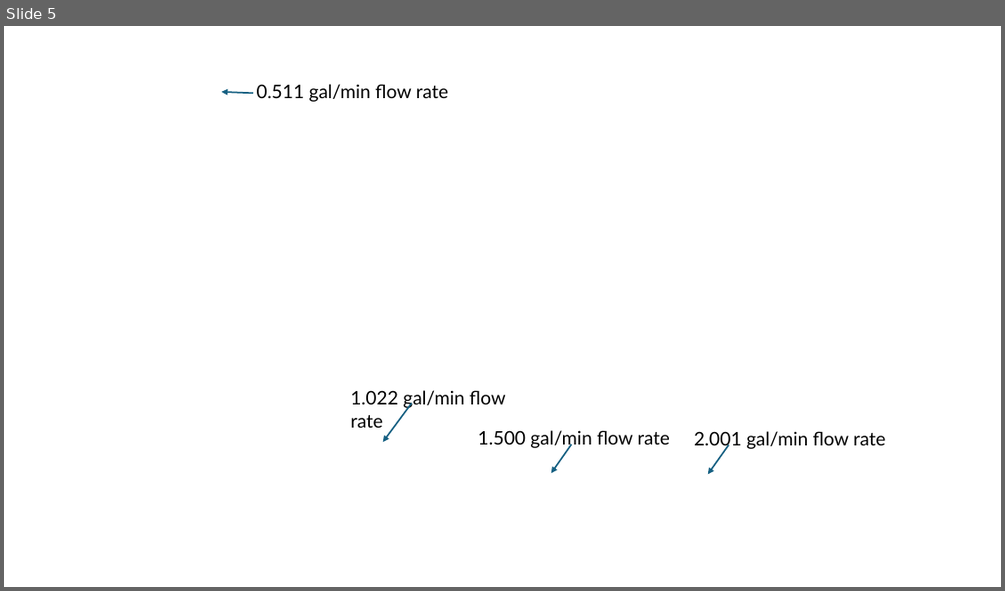
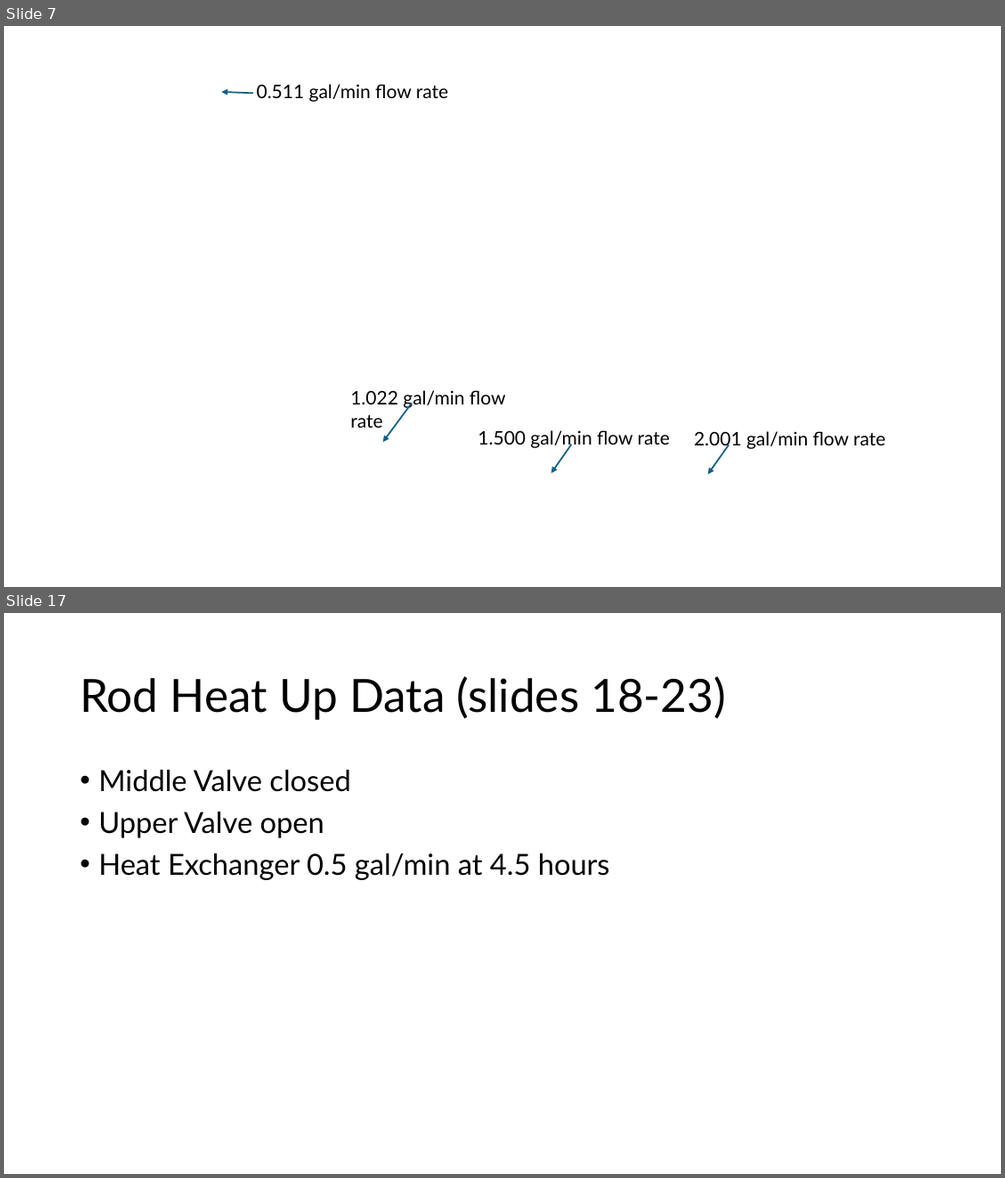
Before and after one commit to ARTS-Laboratory/thermal-loop, a slide deck: resources/Thermal_loop_data/Thermal Loop Data Graphs.pptx. Shown one above the other, each under a label of ours: slide 5 before the commit, slides 7 and 17 after it; the slides between them are not shown. The pictures are 1005x591 and 1005x1178 pixels, drawn with LibreOffice and Linux fonts; fonts in the diff are those of the drawing; background and template pictures are left out. Boxes give left, top, right and bottom in pixels: in the first picture for what was removed or moved away, otherwise in the second. Text is boxed around its words. In the diff, an @@ line names an element or a change of style, - is before the commit and + after.

```diff
--- a/resources/Thermal_loop_data/Thermal Loop Data Graphs.pptx
+++ b/resources/Thermal_loop_data/Thermal Loop Data Graphs.pptx
@@ slide 17 added at [4,613,1001,1174], background #FFFFFF @@
@@ title added at [80,676,726,720], 44 pt, text #000000 @@
+Rod Heat Up Data (slides 18-23)
@@ text added at [98,770,610,880], 28 pt, text #000000 @@
+• Middle Valve closed
+• Upper Valve open
+• Heat Exchanger 0.5 gal/min at 4.5 hours
@@ what was slide 5 is now slide 7 @@
```
Also in this commit, not shown: 3 slides changed, 15 other slides added.
